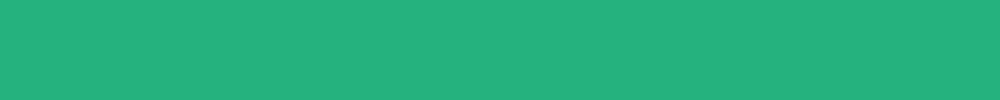
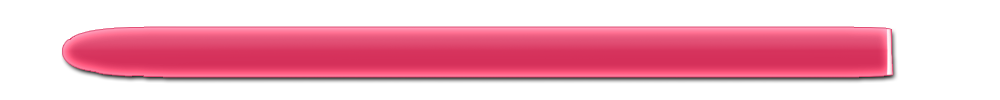
Comparing the layer stacks of the two 1000x100 images. Changes:
removed layer "レイヤー 0" over [0, 0, 1000, 100]
added layer "レイヤー 9" above "レイヤー 6" over [63, 27, 893, 77]
added layer "背景" over [0, 0, 1000, 100]
